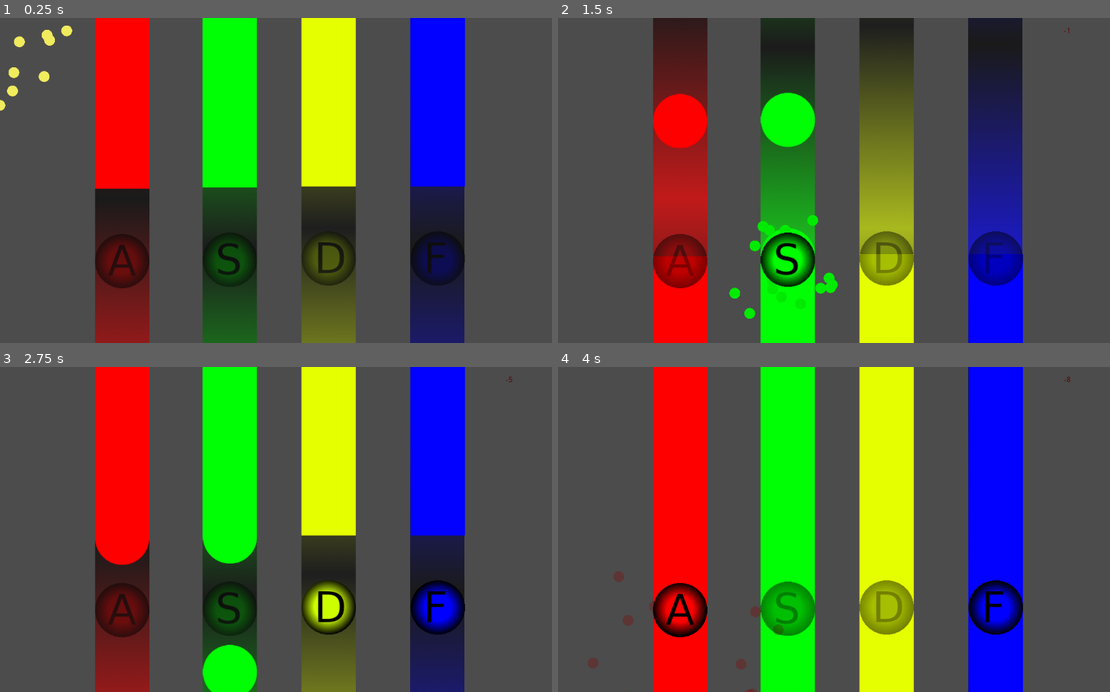
Above: before the commit, frames 1-4 (two rows, left to right).
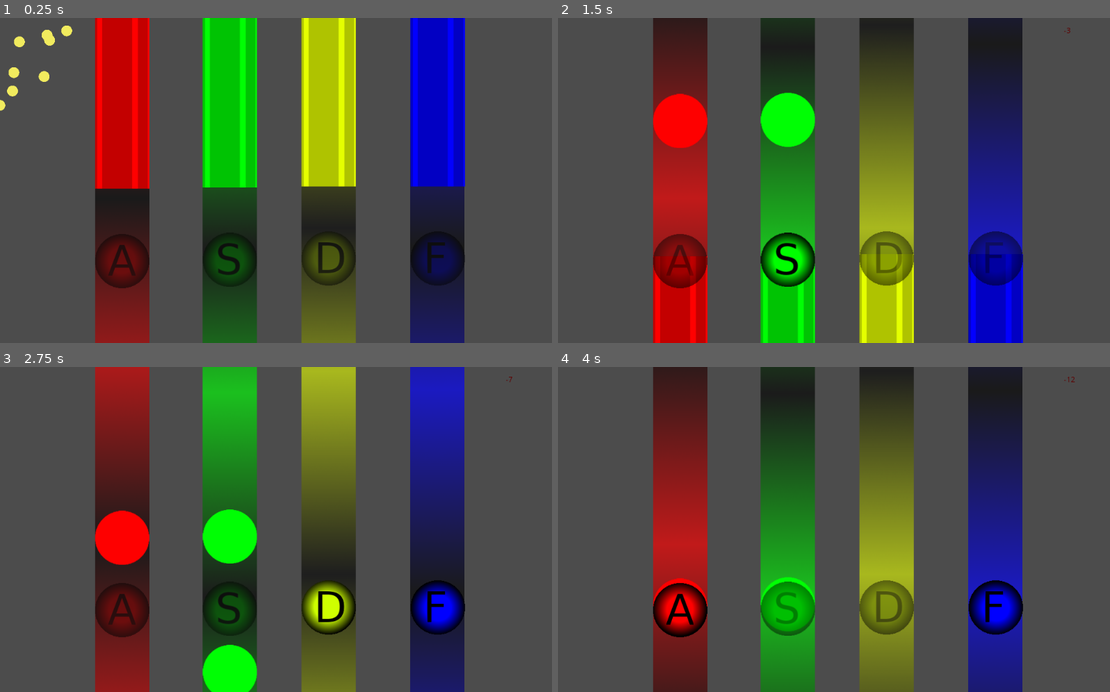
Above: after the commit, the same moments.

Repository: CanisCaeurelus/HIRO
Game: Godot game, scene res://screen.tscn
The game is run twice, just before and just after one commit, with the same random seed, the same clock (stepped at 60 frames per second) and the same inputs.
Inputs:
- Up to frame 1 (0.25 s): no input
- Up to frame 2 (1.5 s): hold D 0.53-1.28 s; hold F 0.53-1.28 s; hold S from 1.28 s (still down); tap F at 1.35 s
- Up to frame 3 (2.75 s): release S at 2.03 s; hold D from 2.03 s (still down); hold F from 2.03 s (still down)
- Up to frame 4 (4 s): release F at 2.78 s; tap F at 2.85 s; release D at 3.53 s; hold A from 3.53 s (still down); hold F from 3.53 s (still down)

The runs differ from the first frame. In frame 1, 16% of the frame differs, in the area x 17-85%, y 0-53%; in frame 2, 8.3%; in frame 3, 19%; in frame 4, 36%, in the area x 17-94%, y 0-100%.

Commit message:
Added time class

Diff:
--- /dev/null
+++ b/Time.gd
@@ -0,0 +1,35 @@
+extends Node2D
+
+# Declare member variables here. Examples:
+# var a = 2
+# var b = "text"
+var globals
+var time = 0.0
+func _init(time,eglobals):
+	self.globals = eglobals
+	self.time = time
+func _isFitting(var time):
+	print()
+	if (self.time - globals.earlyFitTime < time) and (self.time + globals.lateFitTime > time ):
+		return true
+	return false
+
+func _isEarly(var time):
+	if (self.time - globals.earlyFitTime > time) and (self.time - globals.earlyTime < time ):
+		return true
+	return false
+
+func _isLate(var time):
+	if (self.time + globals.lateFitTime < time) and (self.time + globals.lateTime > time ):
+		return true
+	return false
+
+# Called when the node enters the scene tree for the first time.
+func _ready():
+	pass # Replace with function body.
+
+
+
+# Called every frame. 'delta' is the elapsed time since the previous frame.
+#func _process(delta):
+#	pass
--- a/globals.gd
+++ b/globals.gd
@@ -12,6 +12,12 @@
 export var paused = false;
 export var missedTap = false;
 export var timeToPixel = 500.0
+
+export var earlyFitTime = 0.1
+export var lateFitTime = 0.1
+export var earlyTime = 0.2
+export var lateTime = 0.2
+
 var points = 0.0
 signal A_tapped
 signal S_tapped
--- a/screen.tscn
+++ b/screen.tscn
@@ -11,6 +11,7 @@
 [ext_resource path="res://imadzes/Dbaton.png" type="Texture" id=9]
 [ext_resource path="res://globals.gd" type="Script" id=10]
 [ext_resource path="res://PerfectClick.tscn" type="PackedScene" id=11]
+[ext_resource path="res://Time.gd" type="Script" id=12]
 
 [node name="Node2D" type="Node2D"]
 script = ExtResource( 1 )
@@ -122,3 +123,6 @@
 script = ExtResource( 10 )
 
 [node name="CPUParticles2D" parent="." instance=ExtResource( 11 )]
+
+[node name="Time" type="Node2D" parent="."]
+script = ExtResource( 12 )
--- a/slide.tscn
+++ b/slide.tscn
@@ -7,6 +7,8 @@
 
 export var tapTime = 0
 export var tapPeriod = 0
+var OTimeStart
+var OTimeStop
 # Declare member variables here. Examples:
 # var a = 2
 # var b = \"text\"
@@ -19,6 +21,8 @@
 var selfDestroy = false
 # Called when the node enters the scene tree for the first time.
 func _ready():
+	OTimeStart = load(\"res://Time.gd\").new(tapTime,globals)
+	OTimeStop = load(\"res://Time.gd\").new(tapTime + tapPeriod,globals)
 	self.scale.y = (globals.timeToPixel * tapPeriod)/2.0
 	match get_parent().key:
 		\"A\",\"a\":
@@ -34,7 +38,7 @@
 # Called every frame. 'delta' is the elapsed time since the previous frame.
 func _process(delta):
 	var timeDifference = (globals.time - tapTime)
-	self.position.y = timeDifference * globals.timeToPixel
+	self.position.y = (timeDifference - tapPeriod/4) * globals.timeToPixel
 	if timeDifference > (tapPeriod + 1.0) :
 		emit_signal(\"missedTap\")
 		selfDestroy = true
@@ -44,7 +48,15 @@
 	pass
 
 func _tapHit():
-	var timeDifference = (globals.time - tapTime)
+	if OTimeStart._isLate(globals.time):
+		emit_signal(\"lateTap\")
+		selfDestroy = true
+	elif OTimeStart._isFitting(globals.time):
+		emit_signal(\"goodTap\",get_parent())
+		selfDestroy = true
+	elif OTimeStart._isEarly(globals.time):
+		emit_signal(\"earlyTap\")
+		selfDestroy = true
 
 
 "
--- a/tap.gd
+++ b/tap.gd
@@ -4,14 +4,19 @@
 # var a = 2
 # var b = "text"
 onready var globals = get_node("../../globals")
+var OTime
+
 var missedSignalSent = false
+var selfDestroy = false
+
 signal lateTap
 signal earlyTap
 signal goodTap
 signal missedTap
-var selfDestroy = false
+
 # Called when the node enters the scene tree for the first time.
 func _ready():
+	OTime= load("res://Time.gd").new(tapTime,globals)
 	self.connect("lateTap", get_node("../../"), "_tapLate")
 	self.connect("earlyTap", get_node("../../"), "_tapEarly")
 	self.connect("goodTap", get_node("../../"), "_tapGood")
@@ -37,17 +42,18 @@
 		selfDestroy = true
 
 	if selfDestroy:
+		OTime.free()
 		self.free()
 	pass
 
 func _tapHit():
 	var timeDifference = (globals.time - tapTime)
-	if !(timeDifference > 0.2) and timeDifference > 0.15:
+	if OTime._isLate(globals.time):
 		emit_signal("lateTap")
 		selfDestroy = true
-	elif timeDifference > -0.05:
+	elif OTime._isFitting(globals.time):
 		emit_signal("goodTap",get_parent())
 		selfDestroy = true
-	elif timeDifference > -0.1:
+	elif OTime._isEarly(globals.time):
 		emit_signal("earlyTap")
 		selfDestroy = true
Not shown: 2 places in PerfectClick.tscn that only renumber resources
Binary file changed: imadzes/stringSlide.png
Not shown: 1 places in screen.tscn that only renumber resources
